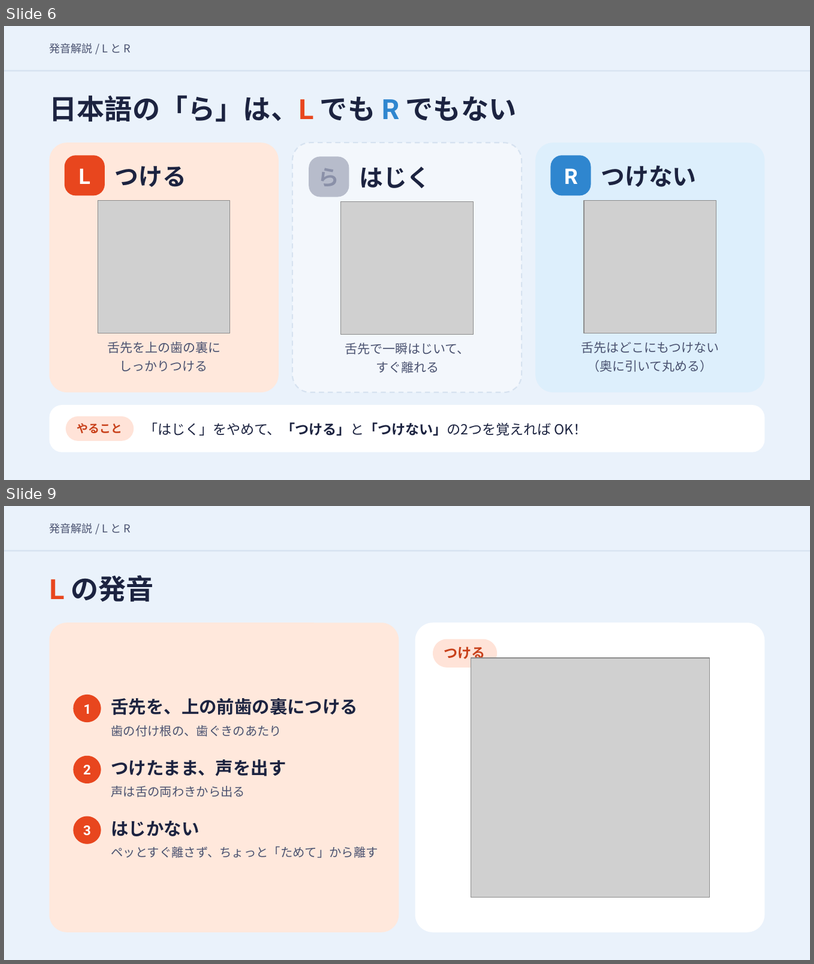
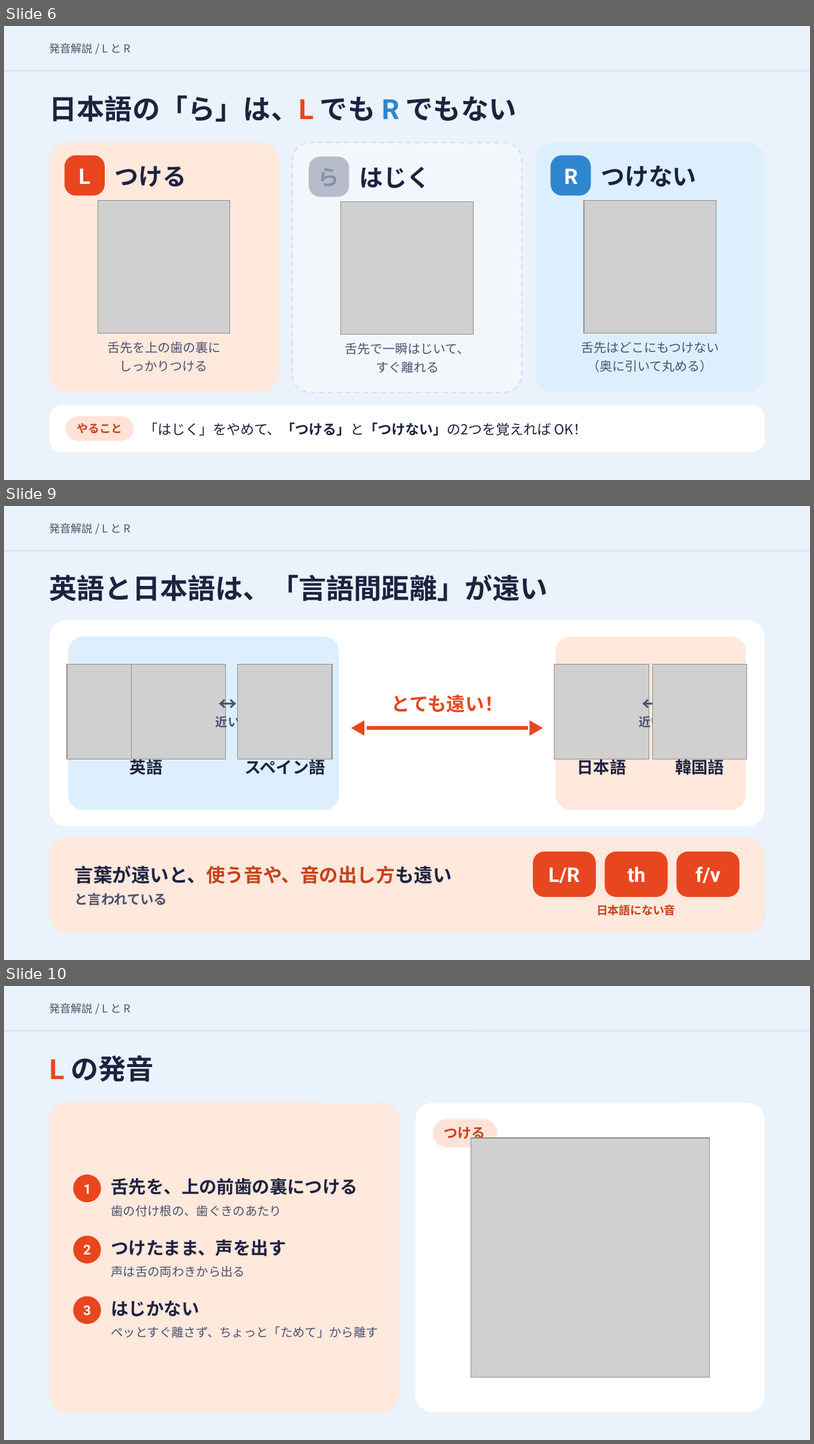
Before and after one commit to hinakajisaki-dev/hina-english, a slide deck: matome/lr-pronunciation/lr-pronunciation-slides.pptx. Shown one above the other, each under a label of ours: slides 6 and 9 before the commit, slides 6, 9 and 10 after it; the slides between them are not shown. The pictures are 814x964 and 814x1444 pixels, drawn with LibreOffice and Linux fonts; fonts in the diff are those of the drawing; grey boxes stand for pictures. Boxes give left, top, right and bottom in pixels: in the first picture for what was removed or moved away, otherwise in the second. Text is boxed around its words. In the diff, an @@ line names an element or a change of style, - is before the commit and + after.

```diff
--- a/matome/lr-pronunciation/lr-pronunciation-slides.pptx
+++ b/matome/lr-pronunciation/lr-pronunciation-slides.pptx
@@ slide 9 added at (4,506,810,960), background #EAF2FB @@
@@ text added at (50,523,131,534), 13 pt, text #4A5270 @@
+発音解説 / L と R
@@ line added from (4, 551) to (810, 551), #D6E2F0 1.5 pt @@
@@ text added at (50,574,548,601), 33 pt, text #1C2340, bold @@
+英語と日本語は、「言語間距離」が遠い
@@ rounded rectangle added at (50,621,765,826), fill #FFFFFF @@
@@ rounded rectangle added at (68,637,339,810), fill #DDEFFC @@
@@ rounded rectangle added at (556,637,746,810), fill #FFE8DC @@
@@ picture added at (67,664,161,758) @@
@@ picture added at (131,664,225,758) @@
@@ picture added at (237,664,332,758) @@
@@ picture added at (555,664,649,758) @@
@@ picture added at (653,664,747,758) @@
@@ text added at (219,691,263,716), 22.5 pt, text #4A5270, bold @@
+↔
@@ text added at (392,694,504,712), 22.5 pt, text #E8461E, bold @@
+とても遠い！
@@ text added at (642,691,686,716), 22.5 pt, text #4A5270, bold @@
+↔
@@ text added at (216,714,240,730), 14.5 pt, text #4A5270, bold @@
+近い
@@ text added at (351,716,392,739), 19.5 pt, text #E8461E @@
+◀
@@ text added at (528,716,570,739), 19.5 pt, text #E8461E @@
+▶
@@ text added at (639,714,663,730), 14.5 pt, text #4A5270, bold @@
+近い
@@ rectangle added at (367,726,528,730), fill #E8461E @@
@@ text added at (130,756,163,777), 19.5 pt, text #1C2340, bold @@
+英語
@@ text added at (245,756,326,775), 19.5 pt, text #1C2340, bold @@
+スペイン語
@@ text added at (577,759,626,777), 19.5 pt, text #1C2340, bold @@
+日本語
@@ text added at (675,759,725,777), 19.5 pt, text #1C2340, bold @@
+韓国語
@@ rounded rectangle added at (50,838,765,932), fill #FFE8DC @@
@@ text added at (75,865,452,883), 22.5 pt, text #1C2340, bold @@
+言葉が遠いと、使う音や、音の出し方も遠い
@@ rounded rectangle added at (533,852,596,897), fill #E8461E @@
@@ rounded rectangle added at (605,852,668,897), fill #E8461E @@
@@ rounded rectangle added at (677,852,740,897), fill #E8461E @@
@@ text added at (549,867,580,883), 24 pt, text #FFFFFF, bold @@
+L/R
@@ text added at (628,866,646,882), 24 pt, text #FFFFFF, bold @@
+th
@@ text added at (696,866,721,883), 24 pt, text #FFFFFF, bold @@
+f/v
@@ text added at (75,892,168,905), 16 pt, text #4A5270, bold @@
+と言われている
@@ text added at (597,904,676,915), 13.5 pt, text #C8401A, bold @@
+日本語にない音
@@ what was slide 9 is now slide 10 @@
```
Also in this commit, not shown: 5 slides changed, 2 slides removed, 1 other file.
